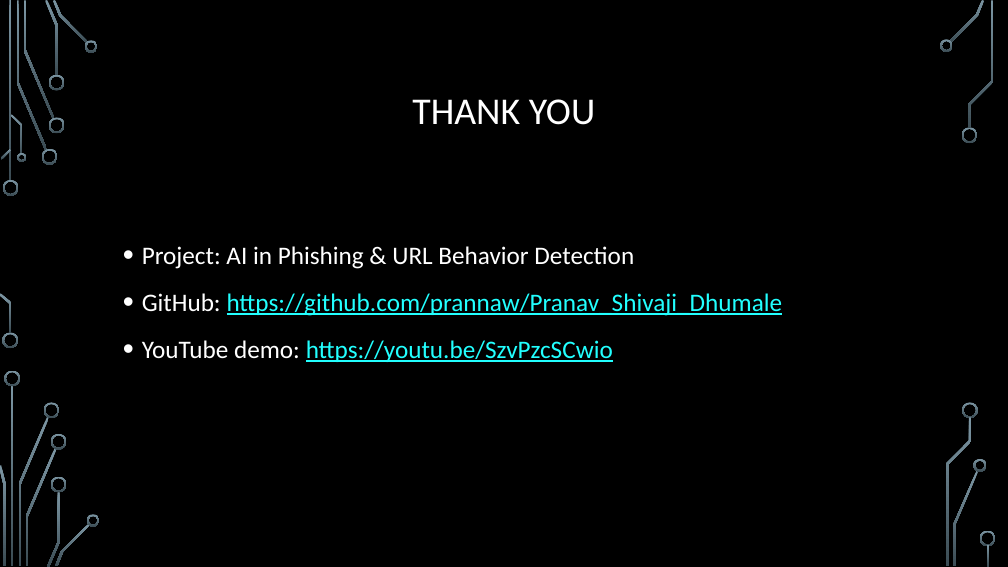
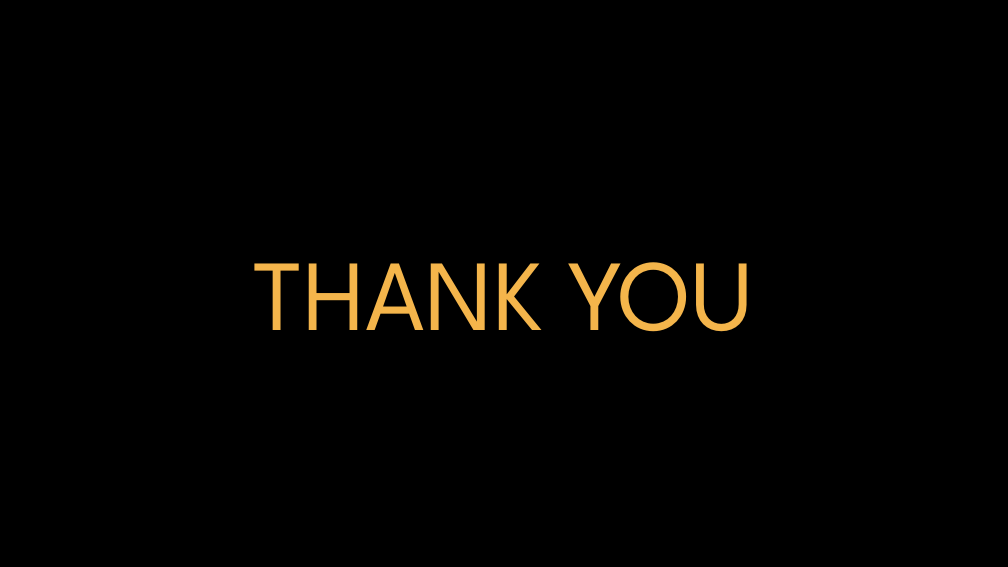
Before and after one commit to GirijaShankar69/Cybersecurity-Internship-Program-2025, a slide deck: slide 20 of Projects/AI in social engineering and phishing campaigns/Documentation/project_presentation.pptx. Drawn at 1008x567 pixels with LibreOffice and Linux fonts; fonts in the diff are those of the drawing; background and template pictures are left out. Boxes give left, top, right and bottom in pixels: in the first picture for what was removed or moved away, otherwise in the second. Text is boxed around its words. In the diff, an @@ line names an element or a change of style, - is before the commit and + after.

Commit message:
Final Project

```diff
--- a/Projects/AI in social engineering and phishing campaigns/Documentation/project_presentation.pptx
+++ b/Projects/AI in social engineering and phishing campaigns/Documentation/project_presentation.pptx
@@ title "THANK YOU" moved from (x1=412, y1=99, x2=595, y2=125) to (x1=254, y1=262, x2=753, y2=332) @@
@@ title "THANK YOU" at (x1=254, y1=262, x2=753, y2=332): size 36 to 96 pt, font Calibri to League Spartan, text colour #FFFFFF to #F4B54B; line spacing 0.9 to 1 @@
@@ text removed at (x1=142, y1=246, x2=783, y2=362) @@
-• Project: AI in Phishing & URL Behavior Detection
-• GitHub: https://github.com/prannaw/Pranav_Shivaji_Dhumale
-• YouTube demo: https://youtu.be/SzvPzcSCwio
@@ group removed at (x1=0, y1=0, x2=996, y2=567): 33 freeform shapes, 3 rectangles @@
```
Also in this commit, not shown: 19 other slides changed, 6 other files.
